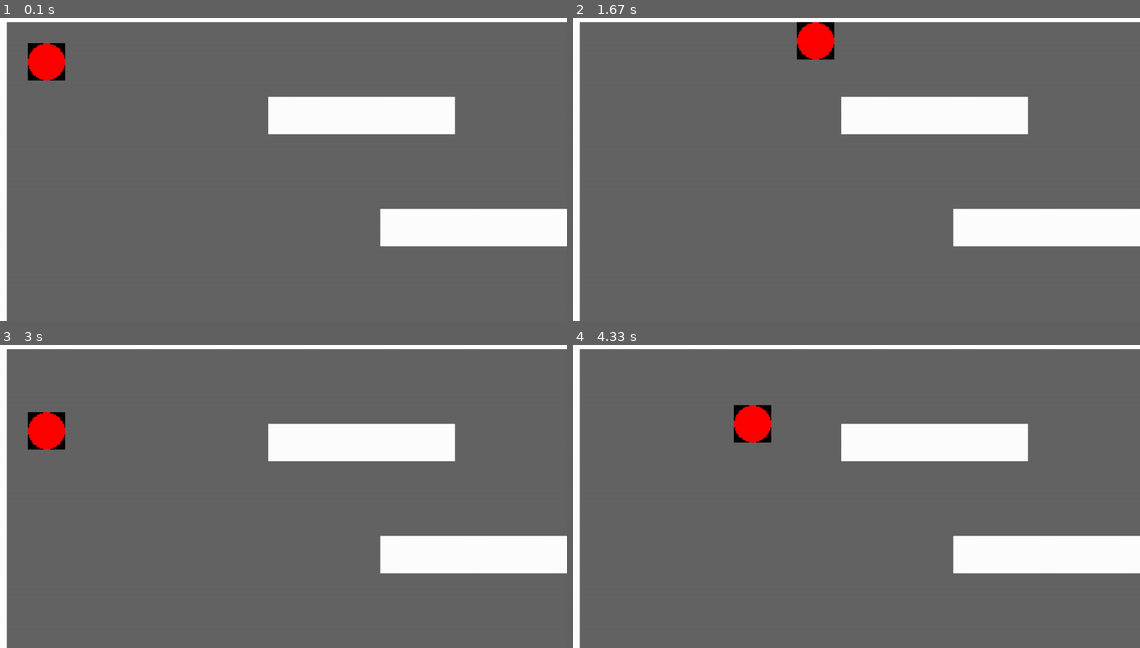
Above: before the commit, frames 1-4 (two rows, left to right).
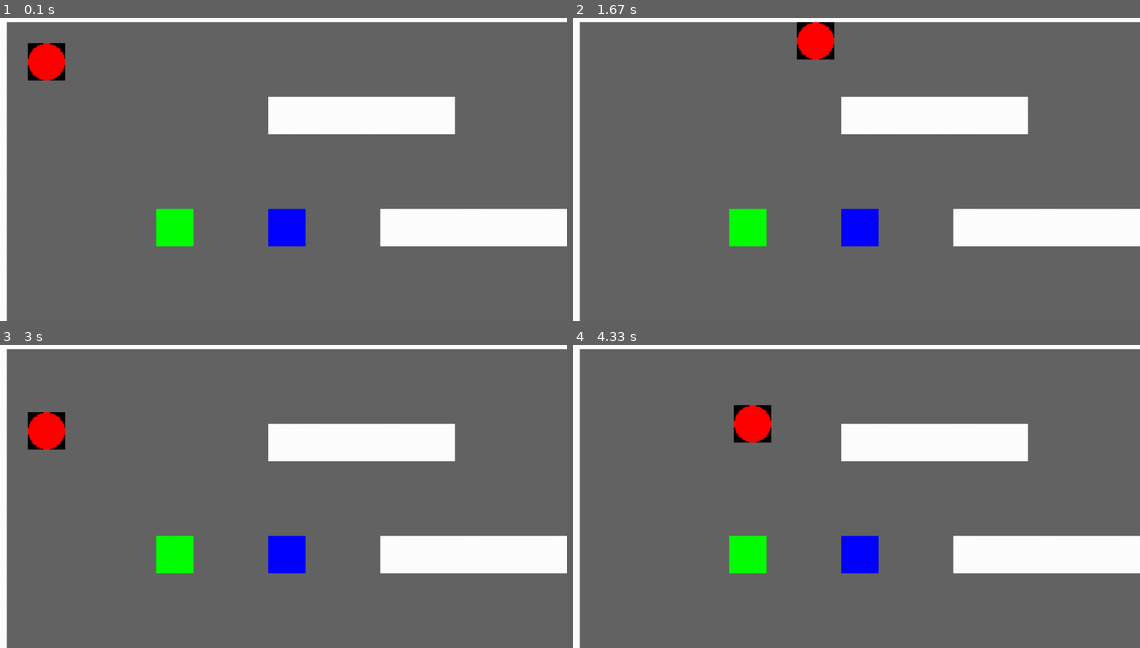
Above: after the commit, the same moments.

Repository: RLangendam/pygame
Game: pygame game, started from main.py
Two runs of this game, one before a commit and one after it. Both use one fixed random seed, a clock stepped at 60 frames per second and the inputs below.
Inputs:
- Up to frame 1 (0.1 s): no input
- Up to frame 2 (1.67 s): hold Right 0.33-0.8 s; hold Up 0.83-1.13 s; hold Right 1.17-1.63 s
- Up to frame 3 (3 s): hold Left 1.67-2.2 s; hold Down 2.23-2.53 s; hold Left 2.57-2.97 s
- Up to frame 4 (4.33 s): hold Up 3-3.37 s; hold Right 3.4-4.03 s; hold Down from 4.07 s (still down)

The runs differ from the first frame. In frame 1, 1.7% of the frame differs, in the area x 27-54%, y 62-76%; in frame 2, 1.7%; in frame 3, 1.7%; in frame 4, 1.7%.

Commit message:
Make camera y-sorted and test both blocking and non-blocking objects.

Diff:
--- a/source/camera.py
+++ b/source/camera.py
@@ -1,3 +1,4 @@
+from itertools import chain
 from source.constants import Constants
 from source.level import Level
 from source.player import Player
@@ -31,15 +32,18 @@
 
         self.rect.topleft = (x, y)
 
-    def draw(self, surface: pygame.Surface, *sprite_groups):
+    def draw(self, surface: pygame.Surface, background_group, *sprite_groups):
         self.image.fill((0, 0, 0))  # Clear the camera surface
-        for group in sprite_groups:
-            for sprite in group:
-                # Draw each sprite at its position relative to the camera
-                self.image.blit(
-                    sprite.image,
-                    (sprite.rect.x - self.rect.x, sprite.rect.y - self.rect.y),
-                )
+
+        sprites = (sprite for group in sprite_groups for sprite in group)
+        sprites = sorted(sprites, key=lambda s: s.rect.y)
+
+        for sprite in chain(iter(background_group), sprites):
+            # Draw each sprite at its position relative to the camera
+            self.image.blit(
+                sprite.image,
+                (sprite.rect.x - self.rect.x, sprite.rect.y - self.rect.y),
+            )
         pygame.transform.scale(
             self.image, (surface.get_width(), surface.get_height()), surface
         )  # Scale camera view to screen size
--- a/source/game.py
+++ b/source/game.py
@@ -18,9 +18,12 @@
 
         self.clock = pygame.time.Clock()
 
-        self.level_group = pygame.sprite.Group()  # Create a group for level tiles
+        self.object_group = pygame.sprite.Group()  # Create a group for level tiles
+        self.background_group = (
+            pygame.sprite.Group()
+        )  # Create a group for background tiles
         self.level = Level(
-            self.level_group, self.constants
+            self.background_group, self.object_group, self.constants
         )  # Create a level with specified dimensions
 
         self.player = Player(
@@ -48,7 +51,7 @@
             self.camera.update()
 
             self.camera.draw(
-                self.screen, self.level_group, self.player_group
+                self.screen, self.background_group, self.object_group, self.player_group
             )  # Draw camera view
             pygame.display.flip()  # Update the display
 
--- a/source/level.py
+++ b/source/level.py
@@ -1,17 +1,32 @@
+from itertools import chain
 import pygame
 from source.constants import Constants
 
 
 class Tile(pygame.sprite.Sprite):
-    def __init__(self, group, x: int, y: int, size: int, char: str):
-        super().__init__(group)
-        self.image = pygame.Surface((size, size))
+    def __init__(
+        self, background_group, object_group, x: int, y: int, size: int, char: str
+    ):
         if char == "x":
+            super().__init__(background_group)
+            self.image = pygame.Surface((size, size))
             self.image.fill((255, 255, 255))
             self.block = True
         elif char == " ":
+            super().__init__(background_group)
+            self.image = pygame.Surface((size, size))
             self.image.fill((100, 100, 100))
             self.block = False
+        elif char == "o":
+            super().__init__(object_group)
+            self.image = pygame.Surface((size, size))
+            self.image.fill((0, 255, 0))
+            self.block = False
+        elif char == "b":
+            super().__init__(object_group)
+            self.image = pygame.Surface((size, size))
+            self.image.fill((0, 0, 255))
+            self.block = True
         else:
             raise ValueError(f"Unknown tile character: {char}")
         self.rect = self.image.get_rect(topleft=(x * size, y * size))
@@ -23,22 +38,31 @@
 x       xxxxx        x
 x                    x
 x                    x
-x          xxxxx     x
+x    o  b  xxxxx     x
 x                    x
 x                    x
 xxxxxxxxxxxxxxxxxxxxxx"""
 
 
 class Level:
-    def __init__(self, group, constants: Constants):
+    def __init__(self, background_group, object_group, constants: Constants):
         characters = [list(row) for row in MAP.splitlines()]
         self.tiles = []
         for y, row in enumerate(characters):
             for x, char in enumerate(row):
-                self.tiles.append(Tile(group, x, y, constants.tile_size, char))
+                self.tiles.append(
+                    Tile(
+                        background_group, object_group, x, y, constants.tile_size, char
+                    )
+                )
         self.width = len(characters[0]) * constants.tile_size
         self.height = len(characters) * constants.tile_size
-        self.group = group
+        self.background_group = background_group
+        self.object_group = object_group
 
     def get_blocked_tile_rects(self):
-        return [tile.rect for tile in self.group if tile.block]
+        return (
+            tile.rect
+            for tile in chain(iter(self.background_group), iter(self.object_group))
+            if tile.block
+        )
